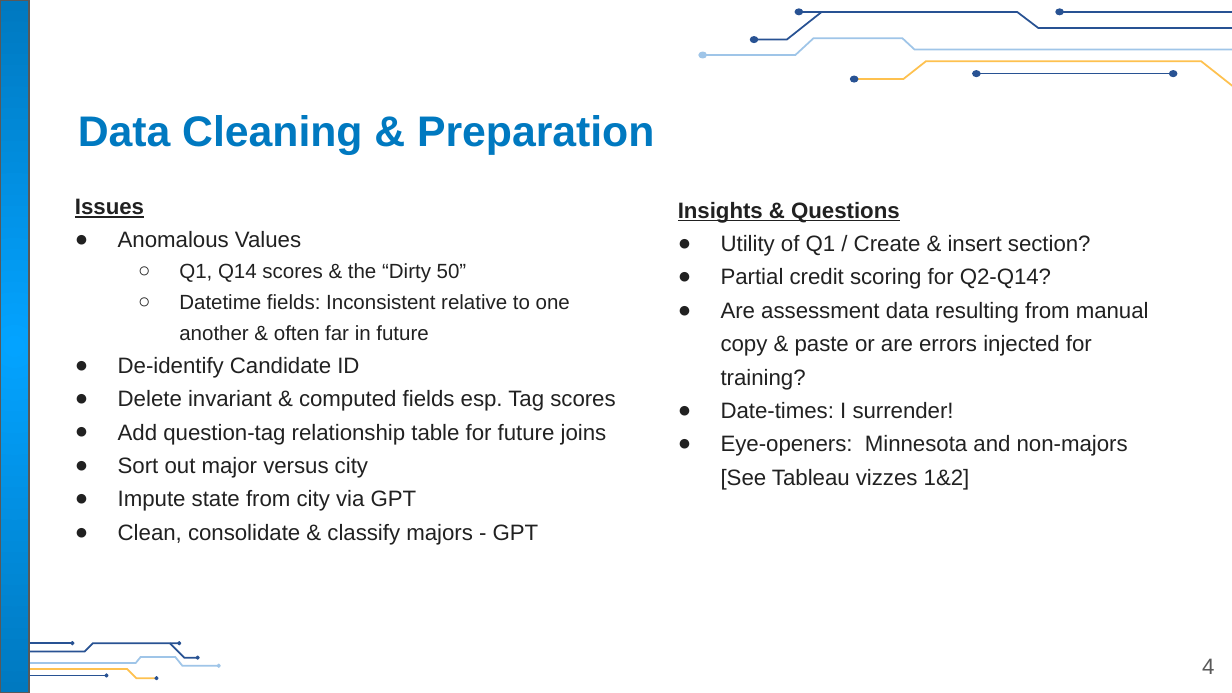
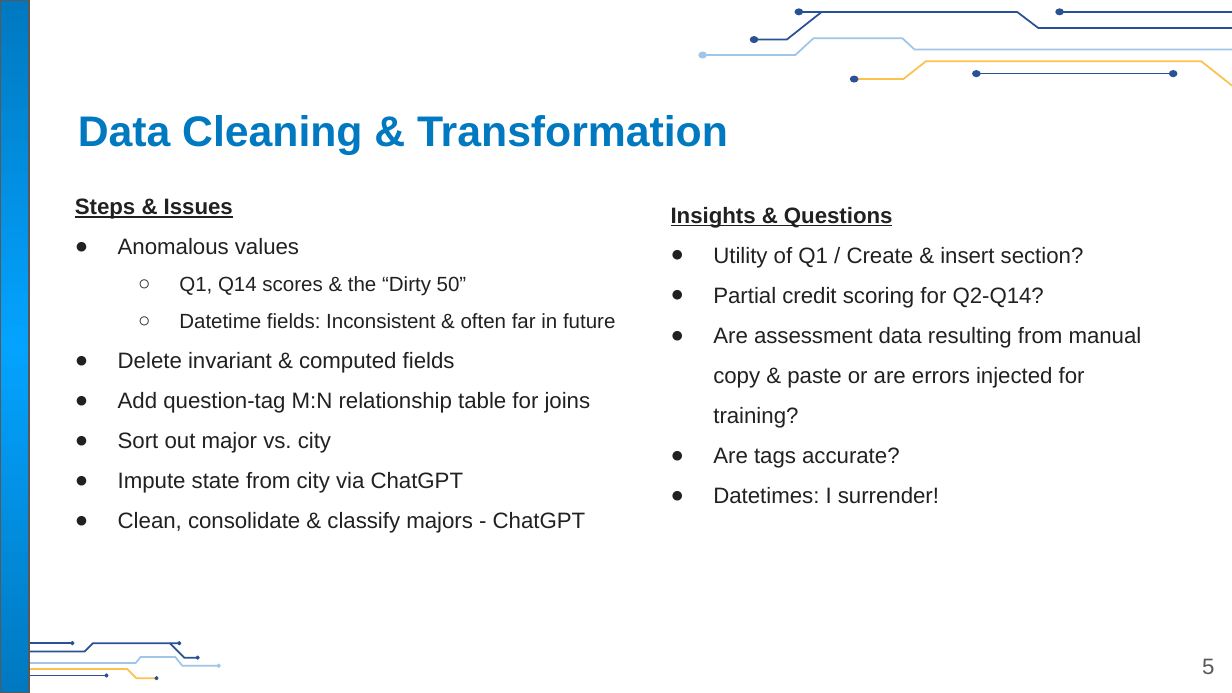
Before and after one commit to flipsmash/PS_demo, a slide deck: slide 5 of Presentation/Finnegan_Sr_Mgr_Learner_Eval&Analytics_Thought_Exercise.pptx (slide 4 before the commit). Drawn at 1232x693 pixels with LibreOffice and Linux fonts; fonts in the diff are those of the drawing; background and template pictures are left out. Boxes give left, top, right and bottom in pixels: in the first picture for what was removed or moved away, otherwise in the second. Text is boxed around its words. In the diff, an @@ line names an element or a change of style, - is before the commit and + after.

```diff
--- a/Presentation/Finnegan_Sr_Mgr_Learner_Eval&Analytics_Thought_Exercise.pptx
+++ b/Presentation/Finnegan_Sr_Mgr_Learner_Eval&Analytics_Thought_Exercise.pptx
@@ title at (78, 115, 728, 155): text changed @@
-Data Cleaning & Preparation
+Data Cleaning & Transformation
@@ text "Insights & Questions": place and size @@
-text "Insights & Questions" at (678, 202, 1149, 490)
+text "Insights & Questions" at (671, 207, 1142, 504)
@@ text at (75, 198, 299, 255): text changed @@
-Issues
-● Anomalous Values
+Steps & Issues
+● Anomalous values
@@ text at (671, 207, 1142, 428): line spacing 1.15 to 1.5; line spacing 1.25 to 1.5 @@
@@ text at (179, 276, 467, 296): line spacing 1.25 to 1.5 @@
@@ text at (118, 313, 615, 533): text changed @@
-  ○ Datetime fields: Inconsistent relative to one another & often far in future
-● De-identify Candidate ID
-● Delete invariant & computed fields esp. Tag scores
-● Add question-tag relationship table for future joins
-● Sort out major versus city
-● Impute state from city via GPT
-● Clean, consolidate & classify majors - GPT
+  ○ Datetime fields: Inconsistent & often far in future
+● Delete invariant & computed fields
+● Add question-tag M:N relationship table for joins
+● Sort out major vs. city
+● Impute state from city via ChatGPT
+● Clean, consolidate & classify majors - ChatGPT
@@ text at (713, 447, 939, 504): text changed @@
-● Date-times: I surrender!
-● Eye-openers: Minnesota and non-majors
-  [See Tableau vizzes 1&2]
+● Are tags accurate?
+● Datetimes: I surrender!
@@ page number at (1202, 658, 1214, 674): text changed @@
-4
+5
```
Also in this commit, not shown: 5 other slides changed, 2 slides added, 1 slide removed, 6 other files.
